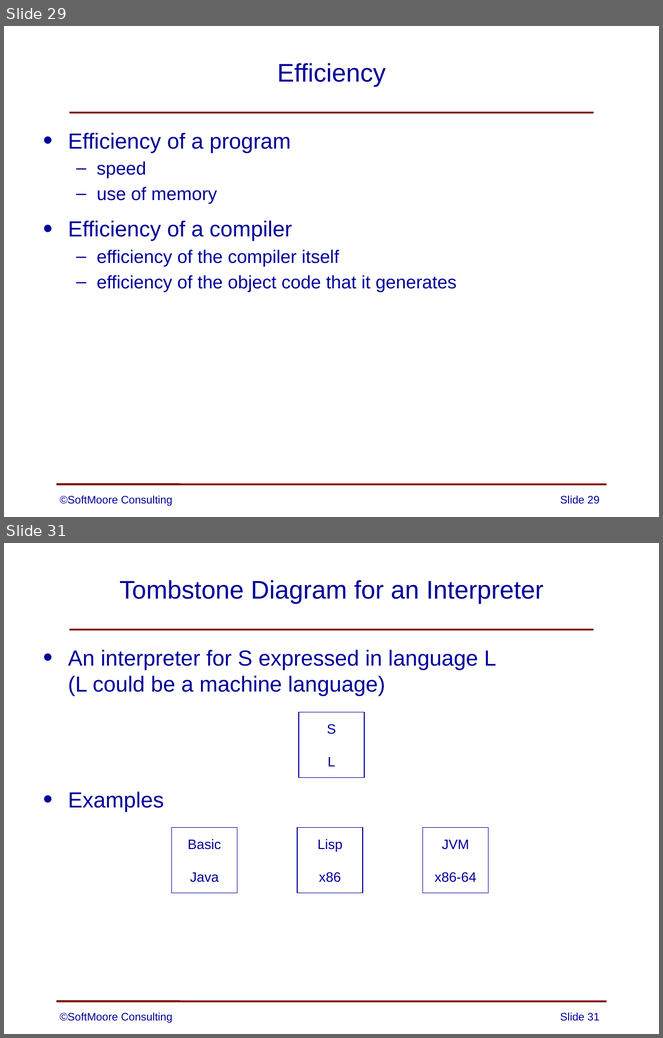
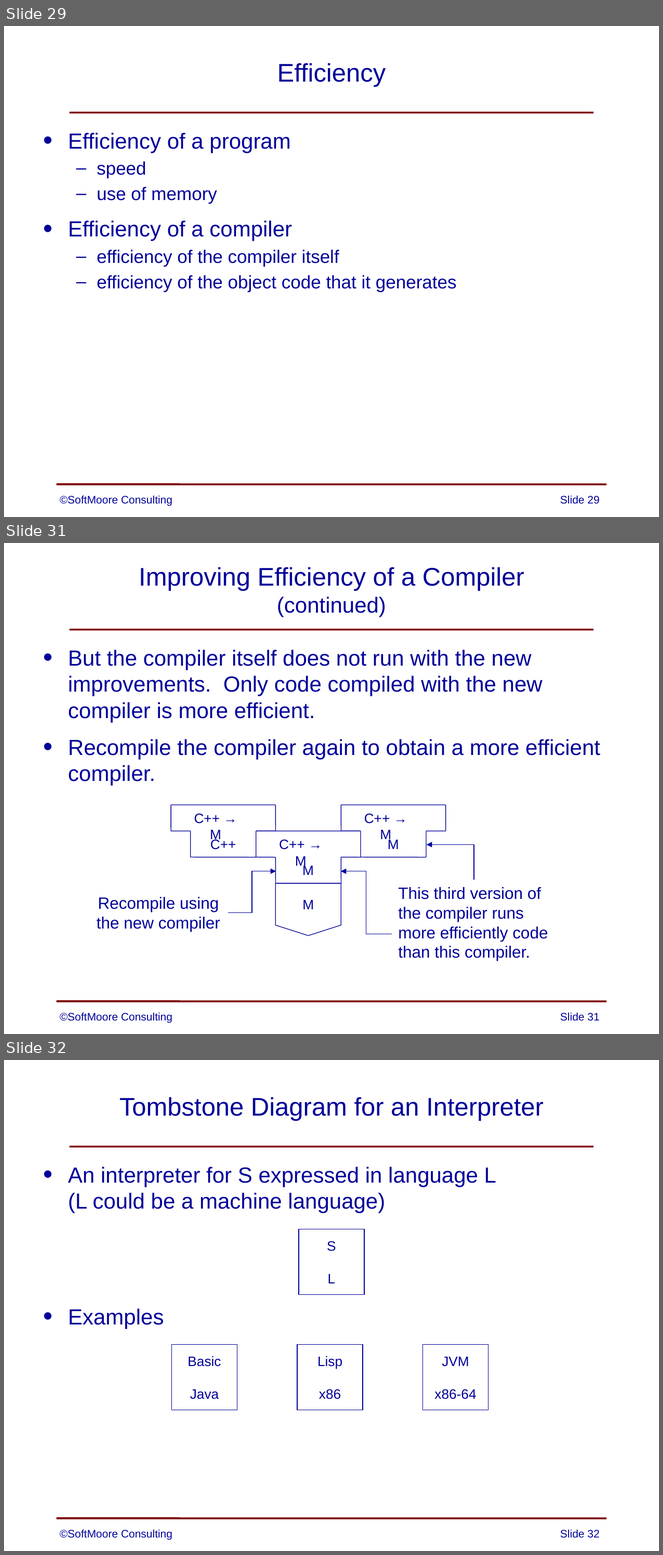
Before and after one commit to SoftMoore/CPRL-Kt-2nd, a slide deck: PowerPoints/01 - Overview of Compilers.pptx. Shown one above the other, each under a label of ours: slides 29 and 31 before the commit, slides 29, 31 and 32 after it; the slides between them are not shown. The pictures are 663x1038 and 663x1555 pixels, drawn with LibreOffice and Linux fonts; fonts in the diff are those of the drawing. Boxes give left, top, right and bottom in pixels: in the first picture for what was removed or moved away, otherwise in the second. Text is boxed around its words. In the diff, an @@ line names an element or a change of style, - is before the commit and + after.

Commit message:
clarified slides on improving compiler efficiency

```diff
--- a/PowerPoints/01 - Overview of Compilers.pptx
+++ b/PowerPoints/01 - Overview of Compilers.pptx
@@ slide 31 added at <box>4,543,659,1034</box>, background #FFFFFF; not listed: 2 template elements that a slide beside it also shows @@
@@ title added at <box>139,567,525,617</box>, 28 pt, text #000099 @@
+Improving Efficiency of a Compiler
+(continued)
@@ text added at <box>68,650,600,786</box>, 24 pt, text #000099 @@
+• But the compiler itself does not run with the new improvements. Only code compiled with the new compiler is more efficient.
+• Recompile the compiler again to obtain a more efficient compiler.
@@ group added at <box>97,805,548,961</box>: 22 lines, 8 texts, 3 elbow arrows, 1 flow chart offpage connector @@
+C++
+C++ → M
+M
+C++ → M
+M
+C++ → M
+Recompile using
+the new compiler
+M
+This third version of
+the compiler runs
+more efficiently code
+than this compiler.
@@ text added at <box>60,1013,172,1023</box>, 12 pt, text #000099 @@
+©SoftMoore Consulting
@@ page number added at <box>560,1013,599,1021</box>, 12 pt, text #000099 @@
+Slide 31
@@ what was slide 31 is now slide 32 @@
@@ page number at <box>560,1530,599,1538</box>: text changed @@
-Slide 31
+Slide 32
```
Also in this commit, not shown: 1 slide changed.
